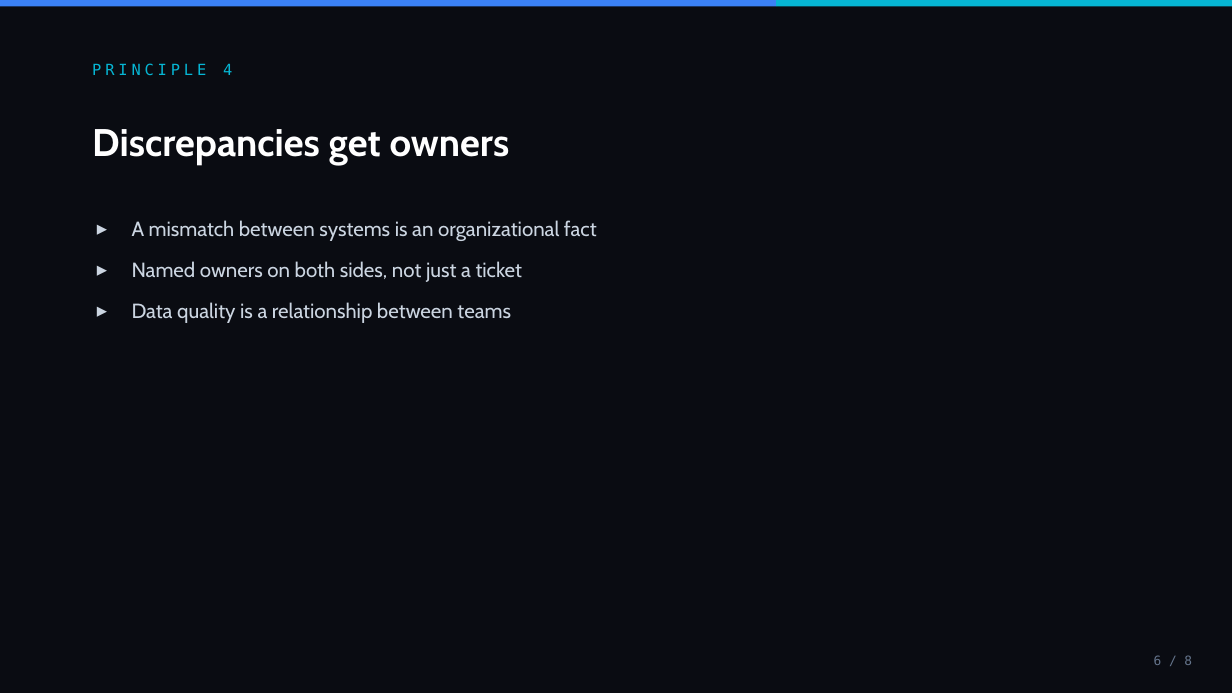
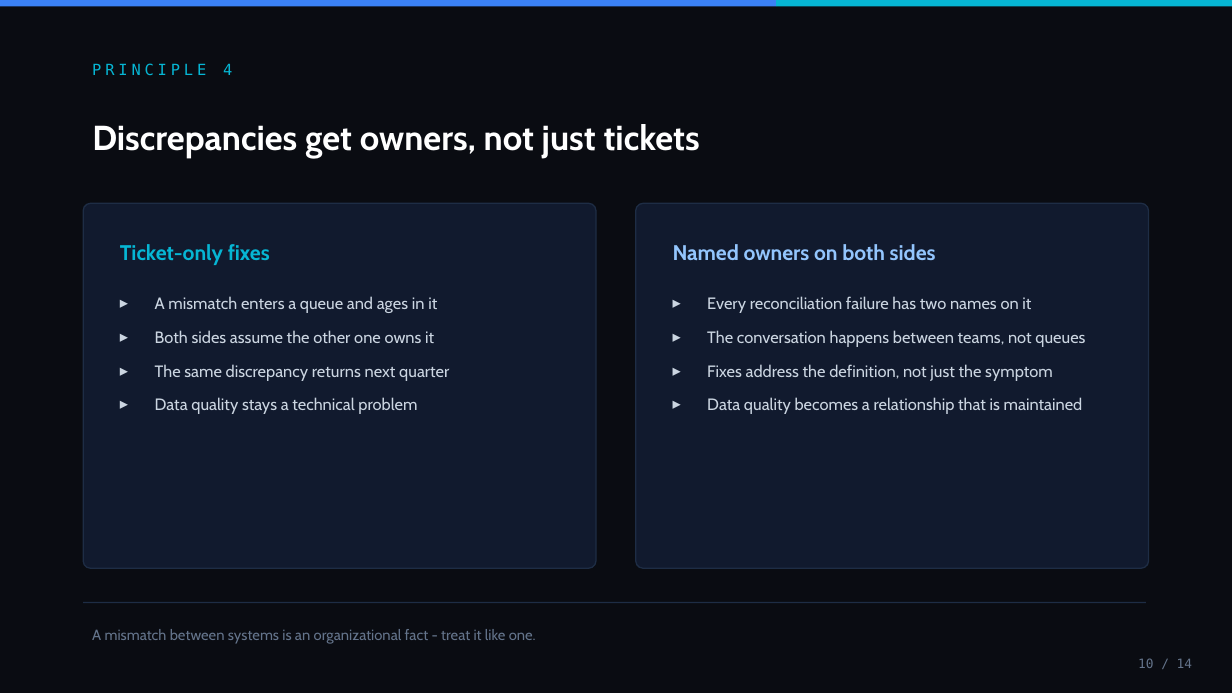
Before and after one commit to rezalianvatiady/rezalianvatiady.github.io, a slide deck: slide 10 of decks/etl-playbook.pptx (slide 6 before the commit). Drawn at 1232x693 pixels with LibreOffice and Linux fonts; fonts in the diff are those of the drawing. Boxes give left, top, right and bottom in pixels: in the first picture for what was removed or moved away, otherwise in the second. Text is boxed around its words. In the diff, an @@ line names an element or a change of style, - is before the commit and + after.

```diff
--- a/decks/etl-playbook.pptx
+++ b/decks/etl-playbook.pptx
@@ text at [92,124,700,158]: text changed; size 30 to 27 pt @@
-Discrepancies get owners
+Discrepancies get owners, not just tickets
@@ rounded rectangle added at [83,203,596,568], fill #111A2E, outline #1E2D45 1 pt @@
@@ rounded rectangle added at [636,203,1149,568], fill #111A2E, outline #1E2D45 1 pt @@
@@ text removed at [132,220,597,323] @@
-▸ A mismatch between systems is an organizational fact
-▸ Named owners on both sides, not just a ticket
-▸ Data quality is a relationship between teams
@@ text added at [120,244,270,265], 16.5 pt, text #06B6D4, bold @@
+Ticket-only fixes
@@ text added at [673,244,936,261], 16.5 pt, text #93C5FD, bold @@
+Named owners on both sides
@@ text added at [155,296,449,414], 12.8 pt, text #CBD5E1 @@
+▸ A mismatch enters a queue and ages in it
+▸ Both sides assume the other one owns it
+▸ The same discrepancy returns next quarter
+▸ Data quality stays a technical problem
@@ text added at [707,296,1085,414], 12.8 pt, text #CBD5E1 @@
+▸ Every reconciliation failure has two names on it
+▸ The conversation happens between teams, not queues
+▸ Fixes address the definition, not just the symptom
+▸ Data quality becomes a relationship that is maintained
@@ line added from (83, 603) to (1146, 603), #1E2D45 1 pt @@
@@ text added at [92,629,536,644], 11.5 pt, text #64748B @@
+A mismatch between systems is an organizational fact - treat it like one.
@@ text added at [1138,658,1192,668], 10 pt, text #64748B @@
+10 / 14
@@ text removed at [1154,655,1192,665] @@
-6 / 8
```
Also in this commit, not shown: 3 other slides changed, 10 slides added, 4 slides removed, 14 other files.
